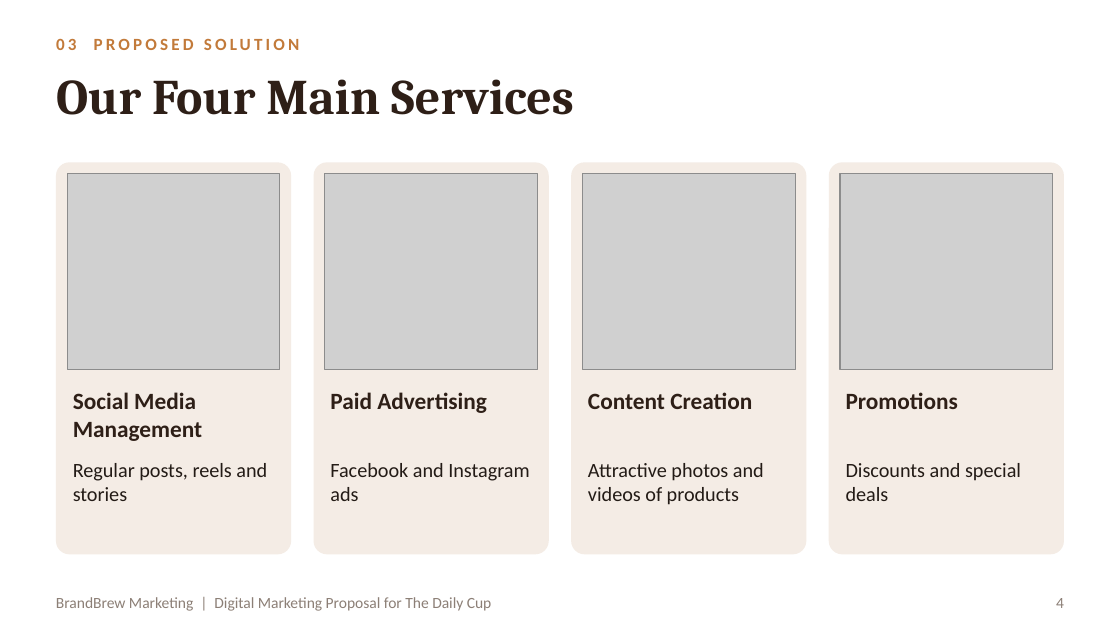
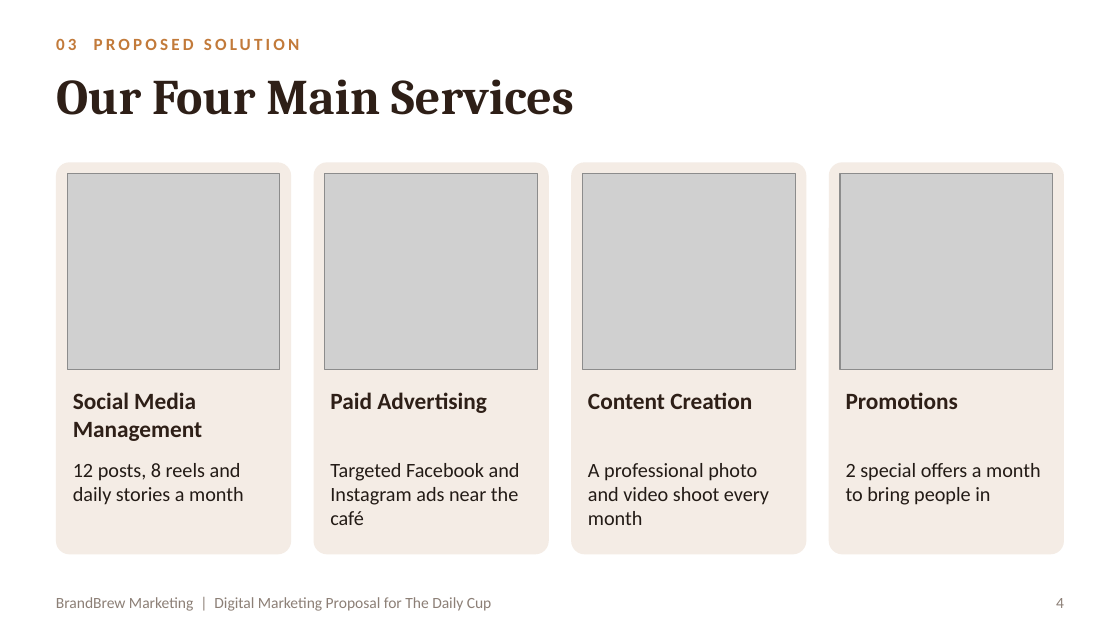
Before and after one commit to RahmaOshba/RahmaOshba, a slide deck: slide 4 of Cafe_Marketing_Proposal.pptx. Drawn at 1120x630 pixels with LibreOffice and Linux fonts; fonts in the diff are those of the drawing; grey boxes stand for pictures. Boxes give left, top, right and bottom in pixels: in the first picture for what was removed or moved away, otherwise in the second. Text is boxed around its words. In the diff, an @@ line names an element or a change of style, - is before the commit and + after.

```diff
--- a/Cafe_Marketing_Proposal.pptx
+++ b/Cafe_Marketing_Proposal.pptx
@@ text at [73, 463, 244, 505]: text changed @@
-Regular posts, reels and stories
+12 posts, 8 reels and daily stories a month
@@ text at [330, 463, 520, 525]: text changed @@
-Facebook and Instagram ads
+Targeted Facebook and Instagram ads near the café
@@ text at [588, 463, 769, 525]: text changed @@
-Attractive photos and videos of products
+A professional photo and video shoot every month
@@ text at [846, 463, 1041, 505]: text changed @@
-Discounts and special deals
+2 special offers a month to bring people in
```
Also in this commit, not shown: 1 other slide changed, 4 slides added, 2 slides removed.
